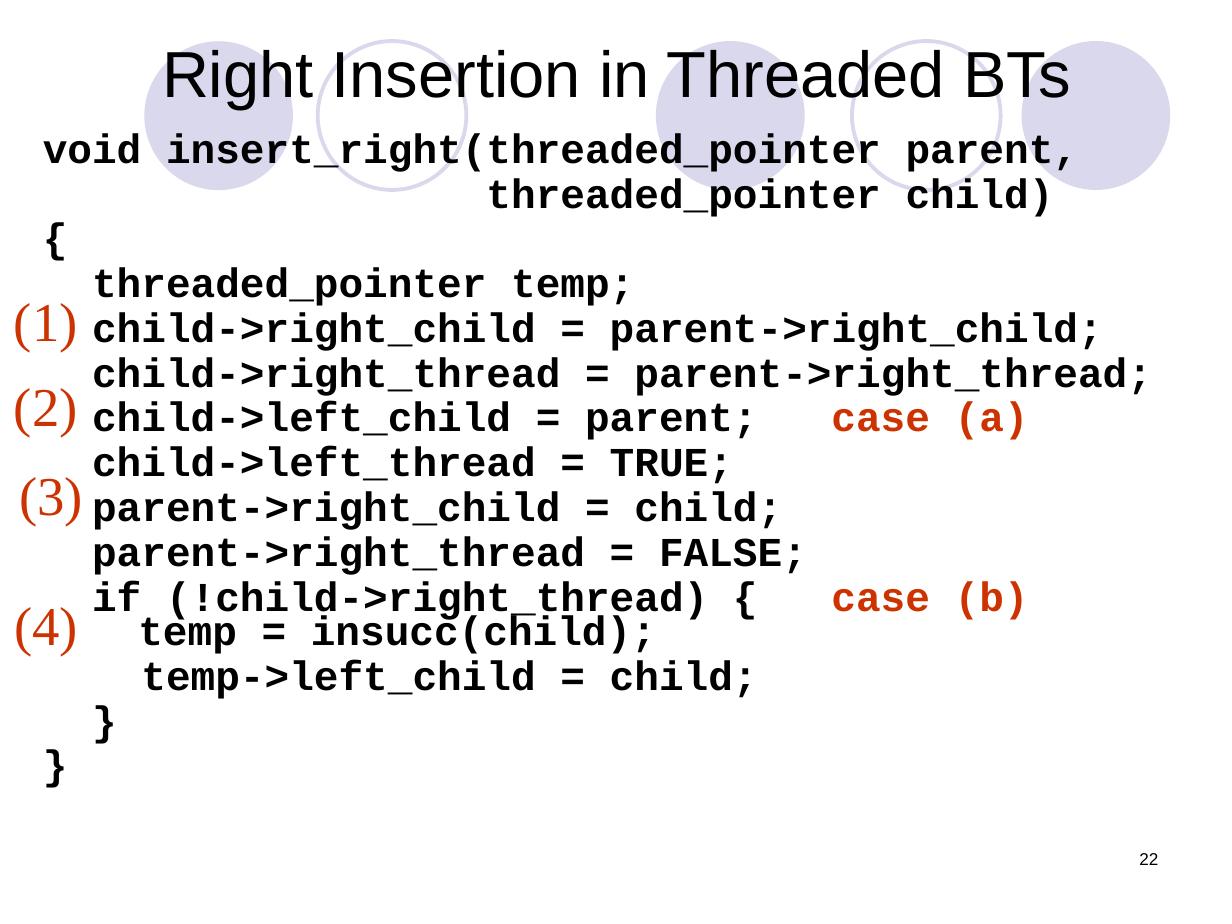
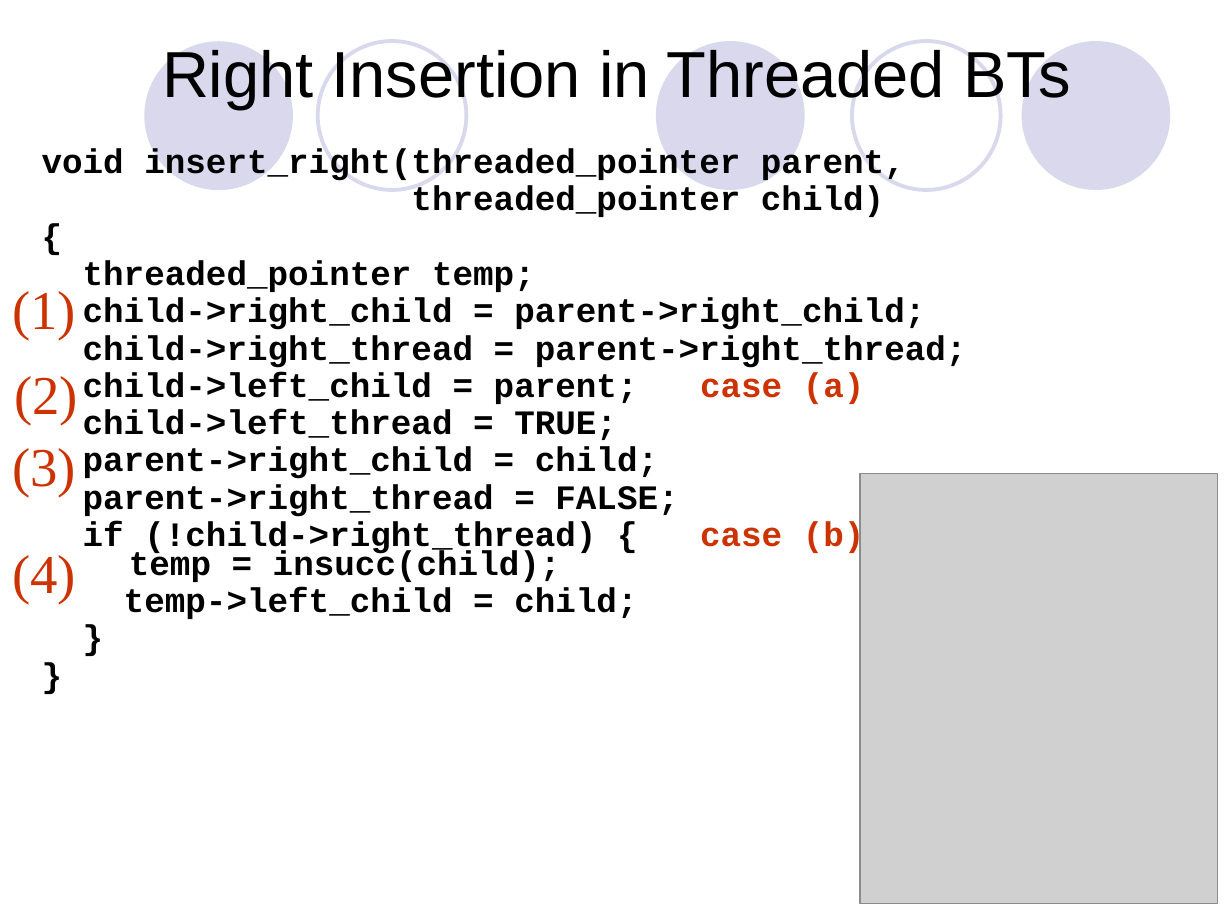
Before and after one commit to Rustam-Z/data-structures-and-algorithms, a slide deck: slide 21 of lecture notes/Threaded_Binary-_TREES.ppt (slide 22 before the commit). Drawn at 1232x924 pixels with LibreOffice and Linux fonts; fonts in the diff are those of the drawing; grey boxes stand for pictures. Boxes give left, top, right and bottom in pixels: in the first picture for what was removed or moved away, otherwise in the second. Text is boxed around its words. In the diff, an @@ line names an element or a change of style, - is before the commit and + after.

```diff
--- a/lecture notes/Threaded_Binary-_TREES.ppt
+++ b/lecture notes/Threaded_Binary-_TREES.ppt
@@ text "void insert_right(threaded_pointer parent,": place and size @@
-text "void insert_right(threaded_pointer parent," at [43,133,1152,699]
+text "void insert_right(threaded_pointer parent," at [42,148,967,619]
@@ text "void insert_right(threaded_pointer parent," at [42,148,967,619]: size 24 to 20 pt; less space between paragraphs @@
@@ text "(1)": place and size @@
-text "(1)" at [14,303,78,352]
+text "(1)" at [12,291,76,340]
@@ text "(2)": place and size @@
-text "(2)" at [14,388,78,437]
+text "(2)" at [14,376,78,424]
@@ text "(3)": place and size @@
-text "(3)" at [19,477,83,525]
+text "(3)" at [12,448,76,496]
@@ picture added at [860,474,1217,904] @@
@@ text "(4)": place and size @@
-text "(4)" at [14,607,78,656]
+text "(4)" at [12,555,76,604]
@@ page number removed at [1139,853,1158,865] @@
-22
```
Also in this commit, not shown: 10 other slides changed, 1 slide added, 2 slides removed, 10 other files.
